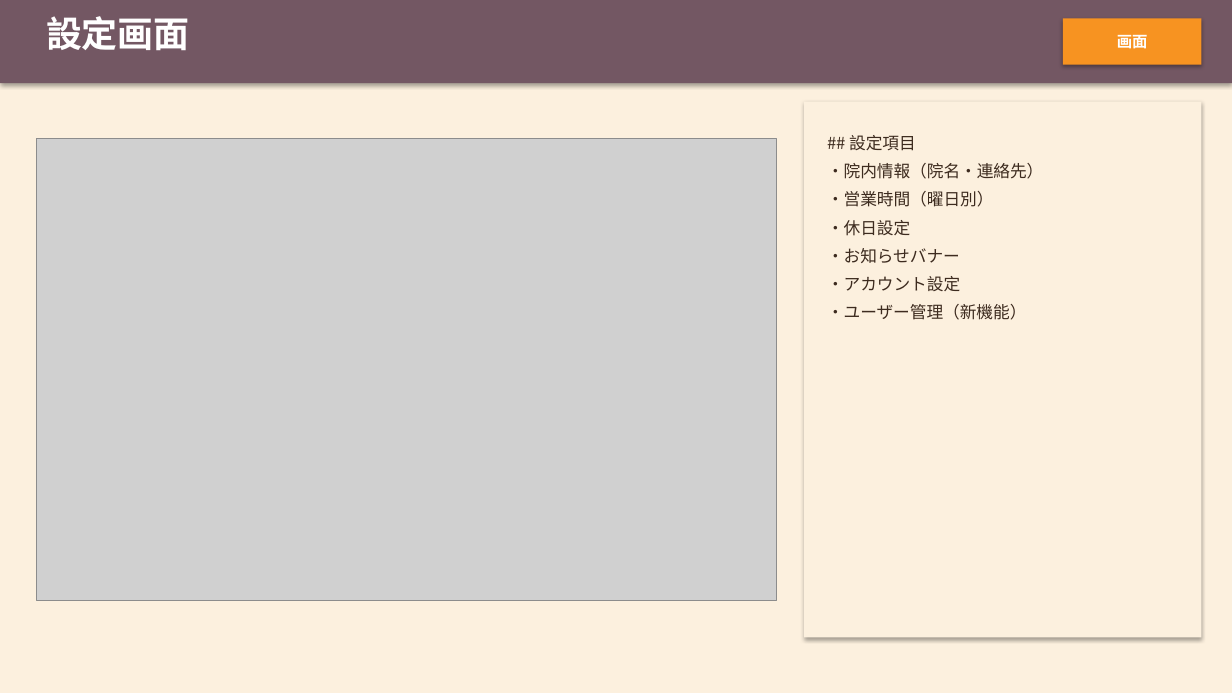
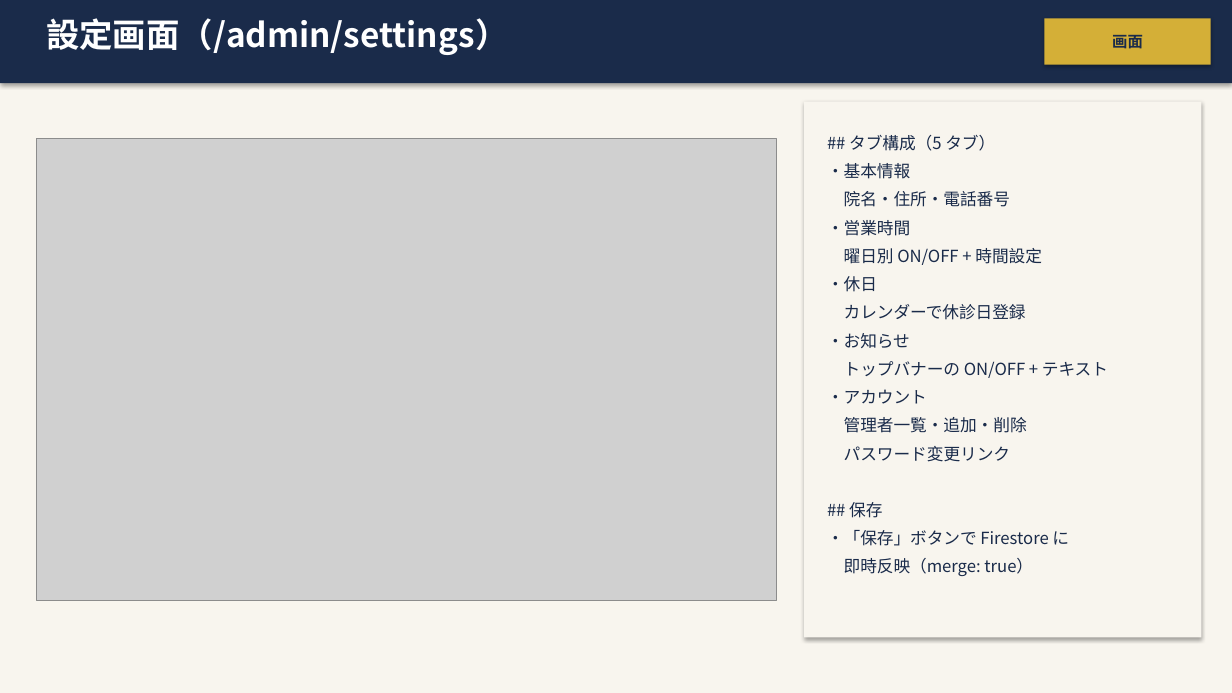
Before and after one commit to Kojinius/fukumoto-reservation, a slide deck: slide 19 of documents/specs/OnlineAppointSystem_詳細設計書.pptx (slide 17 before the commit). Drawn at 1232x693 pixels with LibreOffice and Linux fonts; fonts in the diff are those of the drawing; grey boxes stand for pictures. Boxes give left, top, right and bottom in pixels: in the first picture for what was removed or moved away, otherwise in the second. Text is boxed around its words. In the diff, an @@ line names an element or a change of style, - is before the commit and + after.

```diff
--- a/documents/specs/OnlineAppointSystem_詳細設計書.pptx
+++ b/documents/specs/OnlineAppointSystem_詳細設計書.pptx
@@ rectangle at (0,0,1232,693): fill #FCF0DE to #F8F5EE @@
@@ rectangle at (0,0,1232,83): fill #735763 to #1A2B4A @@
@@ text at (46,18,508,55): text changed; size 28 to 26 pt @@
-設定画面
+設定画面（/admin/settings）
@@ rectangle "画面": place and size @@
-rectangle "画面" at (1063,18,1202,65)
+rectangle "画面" at (1044,18,1211,65)
@@ rectangle "画面" at (1044,18,1211,65): text colour #FFFFFF to #1A2B4A; fill #F79321 to #D4AF37 @@
@@ rectangle at (804,102,1202,638): fill #FCF0DE to #F8F5EE @@
@@ text at (827,135,1108,576): text changed; text colour #3D2B1F to #1A2B4A @@
-## 設定項目
-・院内情報（院名・連絡先）
-・営業時間（曜日別）
-・休日設定
-・お知らせバナー
-・アカウント設定
-・ユーザー管理（新機能）
+## タブ構成（5 タブ）
+・基本情報
+院名・住所・電話番号
+・営業時間
+曜日別 ON/OFF + 時間設定
+・休日
+カレンダーで休診日登録
+・お知らせ
+トップバナーの ON/OFF + テキスト
+・アカウント
+管理者一覧・追加・削除
+パスワード変更リンク
+## 保存
+・「保存」ボタンで Firestore に
+即時反映（merge: true）
```
Also in this commit, not shown: 17 other slides changed, 4 slides added, 2 slides removed, 5 other files.
